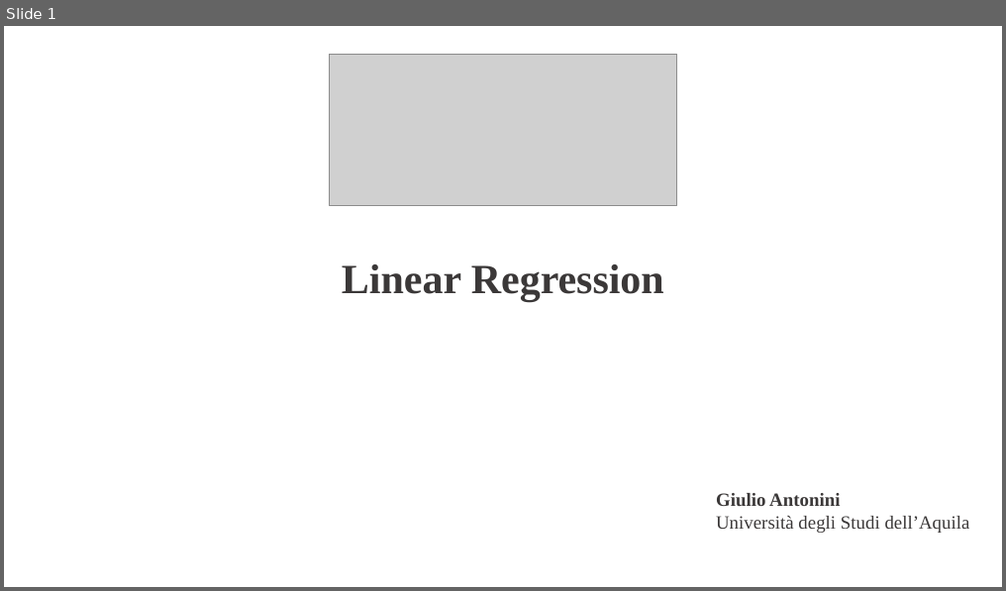
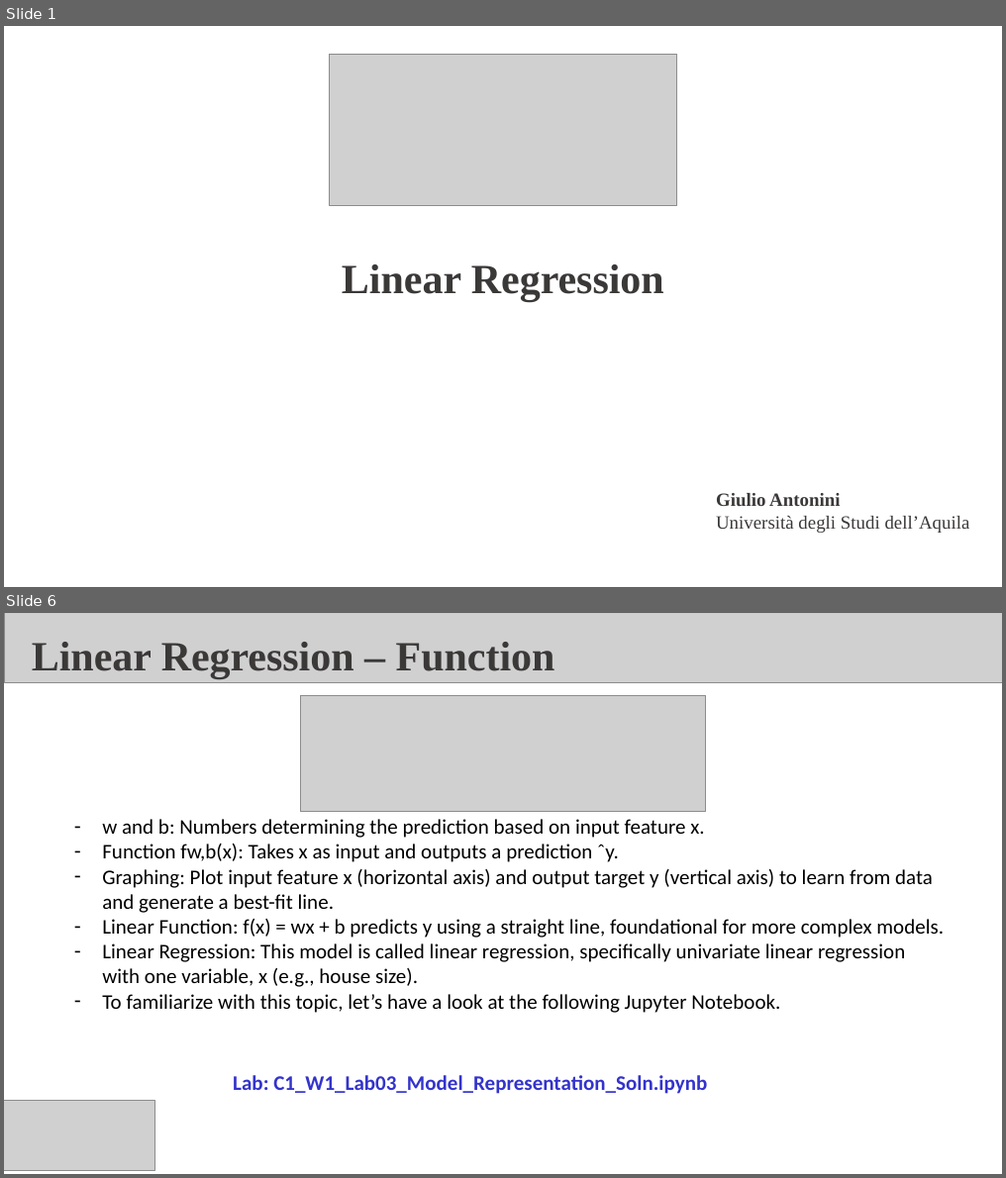
Before and after one commit to fabioantonini/introduction-machine-learning-for-engineers, a slide deck: Lectures/LinearRegression/Slides/LinearRegression.ppt. Shown one above the other, each under a label of ours: slide 1 before the commit, slides 1 and 6 after it; the slides between them are not shown. The pictures are 1006x591 and 1006x1178 pixels, drawn with LibreOffice and Linux fonts; fonts in the diff are those of the drawing; grey boxes stand for pictures; background and template pictures are left out. Boxes give left, top, right and bottom in pixels: in the first picture for what was removed or moved away, otherwise in the second. Text is boxed around its words. In the diff, an @@ line names an element or a change of style, - is before the commit and + after.

```diff
--- a/Lectures/LinearRegression/Slides/LinearRegression.ppt
+++ b/Lectures/LinearRegression/Slides/LinearRegression.ppt
@@ slide 6 added at box(4, 613, 1002, 1174), background #FFFFFF @@
@@ picture added at box(5, 613, 1002, 682) @@
@@ text added at box(32, 642, 555, 678), 40 pt, text #3B3838, bold @@
+Linear Regression – Function
@@ picture added at box(300, 695, 706, 811) @@
@@ text added at box(102, 819, 944, 1013), 20 pt, text #000000 @@
+– w and b: Numbers determining the prediction based on input feature x.
+– Function fw,b(x): Takes x as input and outputs a prediction ˆy.
+– Graphing: Plot input feature x (horizontal axis) and output target y (vertical axis) to learn from data and generate a best-fit line.
+– Linear Function: f(x) = wx + b predicts y using a straight line, foundational for more complex models.
+– Linear Regression: This model is called linear regression, specifically univariate linear regression with one variable, x (e.g., house size).
+– To familiarize with this topic, let’s have a look at the following Jupyter Notebook.
@@ rectangle added at box(545, 911, 621, 982), fill #FFFFFF, outline #FFFFFF 0.74 pt @@
@@ text added at box(233, 1075, 707, 1094), 20 pt, text #3333CC, bold @@
+Lab: C1_W1_Lab03_Model_Representation_Soln.ipynb
@@ picture added at box(4, 1100, 154, 1170) @@
```
Also in this commit, not shown: 1 slide changed, 20 other slides added, 1 slide removed, 23 other files.
